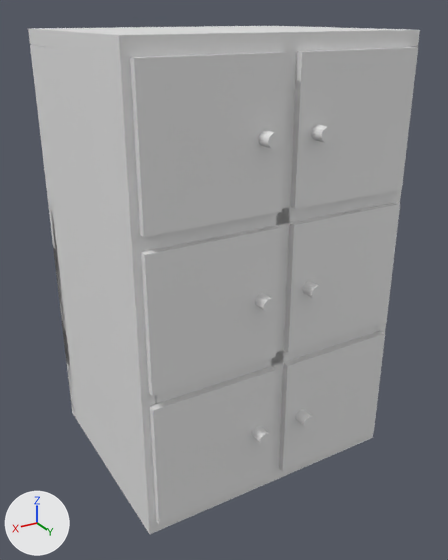
The FBX model Unity_Projects/BasisLevelBeta/Assets/Blender_Models/Office_Models/Locker.fbx: old version first, new version second.
Both versions are drawn from a camera (50 mm lens) standing at (2.19, 3.75, 3.14) and looking at (0.03, 0.14, 1.34). Every picture has the same lights, and +X, +Y and +Z are marked at lower left. Where no turn or scale is listed for an object, it has been applied to the vertices.
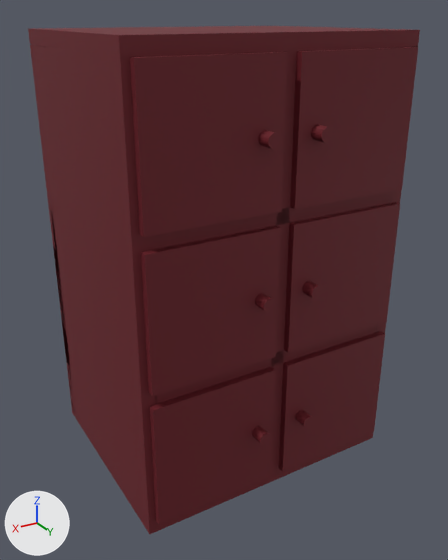
Scene script edits in JSON lines:
```json
{"op": "add", "block": "mat_shinydarkred", "code": ["mat_shinydarkred = principled_material('shinyDarkRed')", "mat_shinydarkred.base_color = (0.142, 0.00706, 0.0146)  # dark red #691420", "mat_shinydarkred.roughness = 0.69"]}
{"block": "me_cube_016", "where": "me_cube_016.from_pydata(...)  # 72 vertices, 40 faces; spans x -0.45..0.45, y -0.05..0.15, z -0.45..0.45"}
{"op": "add", "block": "me_cube_016", "code": "me_cube_016.materials.append(mat_shinydarkred)  # dark red #691420"}
{"block": "me_cube_018", "where": "me_cube_018.from_pydata(...)  # 72 vertices, 40 faces; spans x -0.45..0.45, y -0.05..0.15, z -0.45..0.45"}
{"op": "add", "block": "me_cube_018", "code": "me_cube_018.materials.append(mat_shinydarkred)  # dark red #691420"}
{"block": "me_cube_013", "where": "me_cube_013.from_pydata(...)  # 72 vertices, 40 faces; spans x -0.45..0.45, y -0.05..0.15, z -0.45..0.45"}
{"op": "add", "block": "me_cube_013", "code": "me_cube_013.materials.append(mat_shinydarkred)  # dark red #691420"}
{"block": "me_cube_009", "where": "me_cube_009.from_pydata(...)  # 64 vertices, 45 faces; spans x -1.0..1.0, y -0.8..0.8, z -1.55..1.55"}
{"op": "add", "block": "me_cube_009", "code": "me_cube_009.materials.append(mat_shinydarkred)  # dark red #691420"}
{"block": "me_cube_015", "where": "me_cube_015.from_pydata(...)  # 72 vertices, 40 faces; spans x -0.45..0.45, y -0.05..0.15, z -0.45..0.45"}
{"op": "add", "block": "me_cube_015", "code": "me_cube_015.materials.append(mat_shinydarkred)  # dark red #691420"}
{"block": "me_cube_017", "where": "me_cube_017.from_pydata(...)  # 72 vertices, 40 faces; spans x -0.45..0.45, y -0.05..0.15, z -0.45..0.45"}
{"op": "add", "block": "me_cube_017", "code": "me_cube_017.materials.append(mat_shinydarkred)  # dark red #691420"}
{"block": "me_cube_014", "where": "me_cube_014.from_pydata(...)  # 72 vertices, 40 faces; spans x -0.45..0.45, y -0.05..0.15, z -0.45..0.45"}
{"op": "add", "block": "me_cube_014", "code": "me_cube_014.materials.append(mat_shinydarkred)  # dark red #691420"}
```

Pixel boxes (x1, y1, x2, y2) of what changed, in the pictures (448 x 560 px):
```json
{"object": "Cube.004", "change": "recoloured", "before": [28, 26, 420, 534], "after": [28, 26, 420, 534]}
{"object": "Cube.002", "change": "recoloured", "before": [130, 52, 288, 237], "after": [130, 52, 288, 237]}
{"object": "Cube.001", "change": "recoloured", "before": [141, 226, 281, 396], "after": [141, 226, 281, 396], "on screen": "grey to red"}
{"object": "Cube.003", "change": "recoloured", "before": [290, 47, 418, 209], "after": [290, 47, 418, 209]}
{"object": "Cube.008", "change": "recoloured", "before": [149, 367, 276, 525], "after": [149, 367, 276, 525], "on screen": "grey to red"}
{"object": "Cube.005", "change": "recoloured", "before": [284, 202, 400, 353], "after": [284, 202, 400, 353]}
{"object": "Cube.000", "change": "recoloured", "before": [279, 331, 385, 472], "after": [279, 331, 385, 472]}
```
